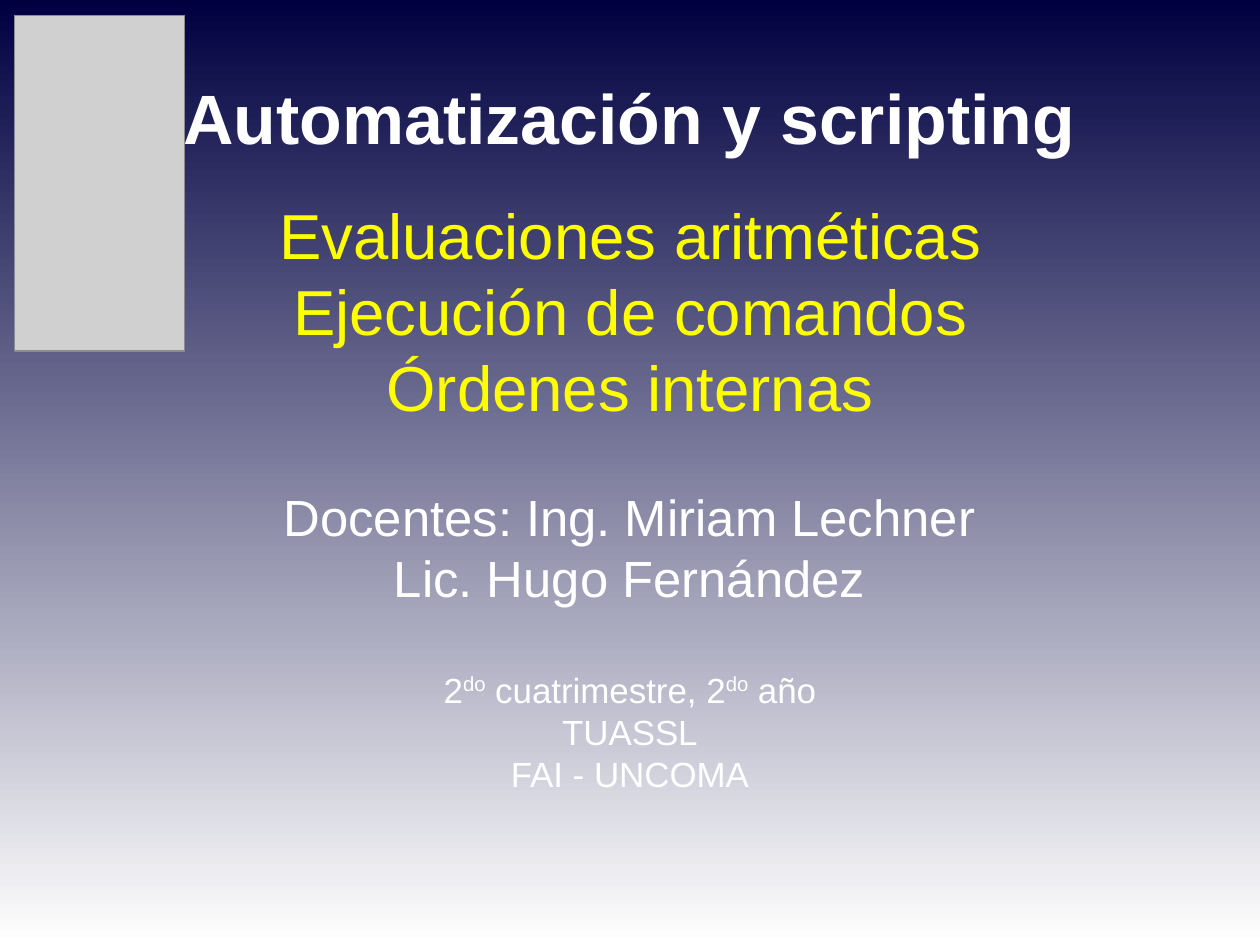
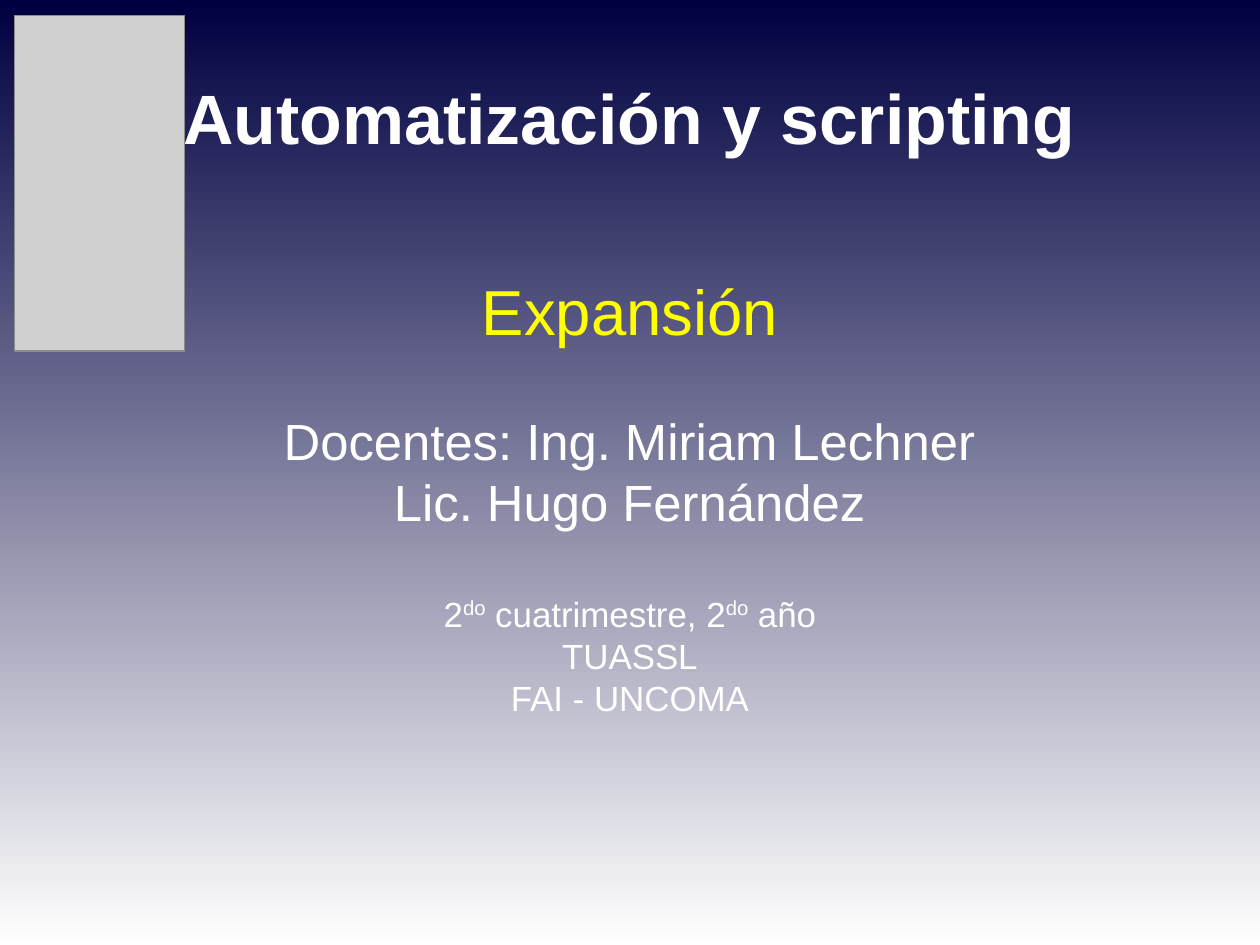
Before and after one commit to niniadcobre/-AutoyScripting, a slide deck: slide 1 of clases/AYS_clase05.odp. Drawn at 1260x945 pixels with LibreOffice and Linux fonts; fonts in the diff are those of the drawing; grey boxes stand for pictures. Boxes give left, top, right and bottom in pixels: in the first picture for what was removed or moved away, otherwise in the second. Text is boxed around its words. In the diff, an @@ line names an element or a change of style, - is before the commit and + after.

```diff
--- a/clases/AYS_clase05.odp
+++ b/clases/AYS_clase05.odp
@@ subtitle at [284,288,975,470]: text changed; size 40 to 32 pt; text colour #FFFF00 to #FFFFFF @@
-Evaluaciones aritméticas
-Ejecución de comandos
-Órdenes internas
-Docentes: Ing. Miriam Lechner
+Expansión
+Docentes: Ing. Miriam Lechner
```
Also in this commit, not shown: 4 other slides changed, 5 slides added, 3 slides removed, 8 other files.
